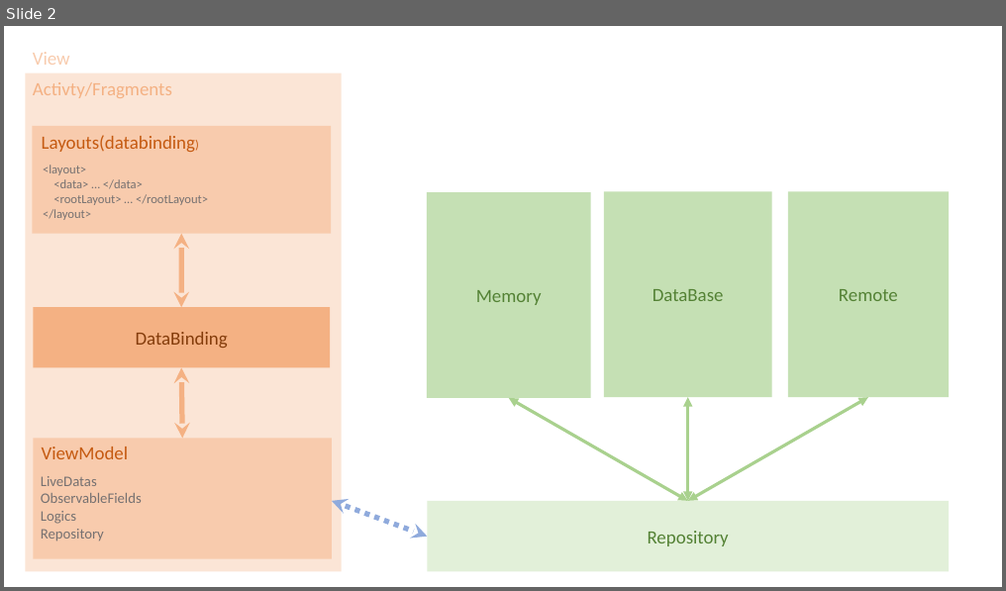
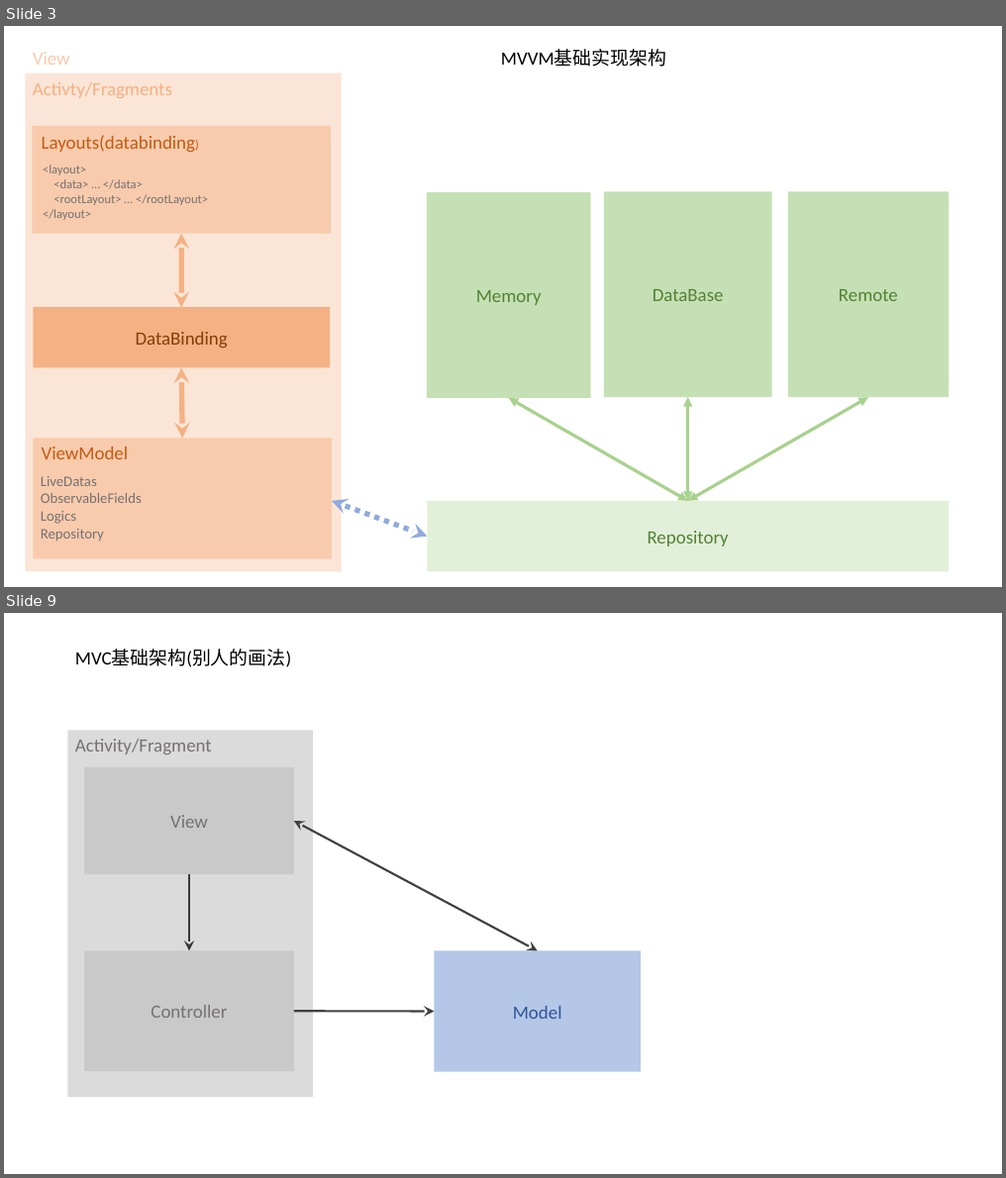
Before and after one commit to Ung8023/AndroidStudy, a slide deck: Note/架构/Android 架构.pptx. Shown one above the other, each under a label of ours: slide 2 before the commit, slides 3 and 9 after it; the slides between them are not shown. The pictures are 1006x591 and 1006x1178 pixels, drawn with LibreOffice and Linux fonts; fonts in the diff are those of the drawing. Boxes give left, top, right and bottom in pixels: in the first picture for what was removed or moved away, otherwise in the second. Text is boxed around its words. In the diff, an @@ line names an element or a change of style, - is before the commit and + after.

```diff
--- a/Note/架构/Android 架构.pptx
+++ b/Note/架构/Android 架构.pptx
@@ slide 9 added at (4,613,1002,1174), background #FFFFFF @@
@@ text added at (75,649,291,667), 18 pt, text #000000 @@
+MVC基础架构(别人的画法)
@@ rectangle added at (67,730,313,1097), fill #DBDBDB @@
@@ text added at (75,739,212,755), 18 pt, text #767171 @@
+Activity/Fragment
@@ rectangle added at (84,767,294,874), fill #C9C9C9, 18 pt, text #767171 @@
+View
@@ double arrow added from (538, 952) to (294, 821), #404040 2 pt @@
@@ arrow added from (189, 874) to (189, 952), #3B3838 1.5 pt @@
@@ rectangle added at (84,952,294,1072), fill #C9C9C9, 18 pt, text #767171 @@
+Controller
@@ rectangle added at (435,952,642,1072), fill #B4C7E7, 18 pt, text #2F5597 @@
+Model
@@ arrow added from (294, 1011) to (435, 1011), #404040 2 pt @@
@@ what was slide 2 is now slide 3 @@
@@ slide 3 changed as well @@
@@ text added at (501,50,666,67), 18 pt, text #000000 @@
+MVVM基础实现架构
```
Also in this commit, not shown: 1 other slide changed, 9 other slides added, 2 other files.
